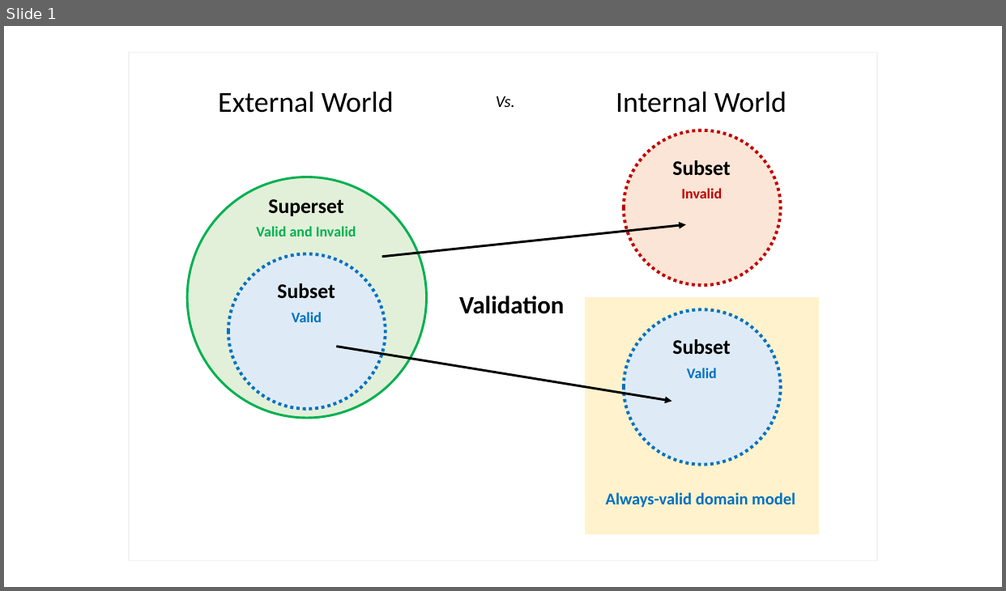
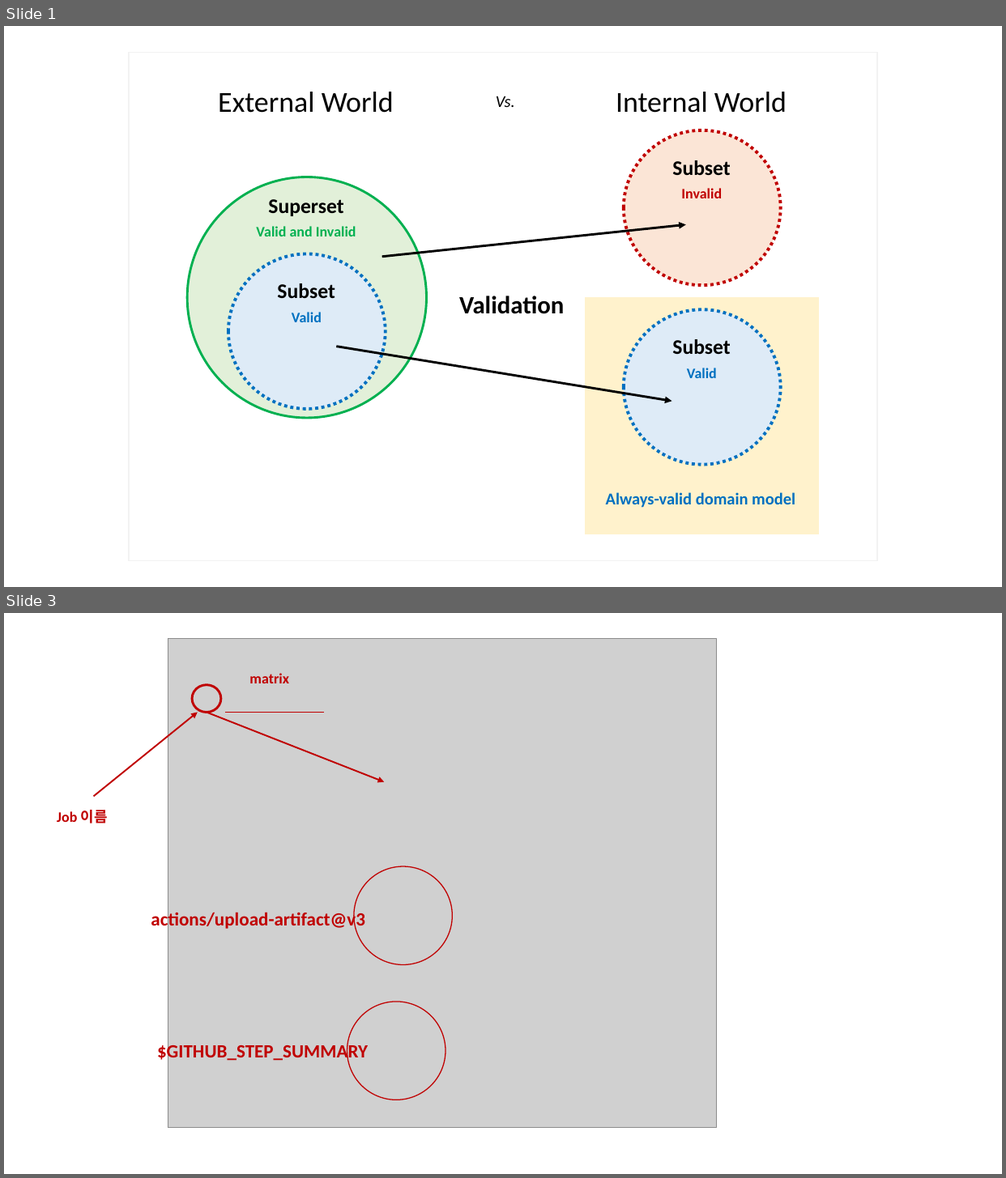
Before and after one commit to hhko/WeeklyTech, a slide deck: README.pptx. Shown one above the other, each under a label of ours: slide 1 before the commit, slides 1 and 3 after it; the slides between them are not shown. The pictures are 1006x591 and 1006x1178 pixels, drawn with LibreOffice and Linux fonts; fonts in the diff are those of the drawing; grey boxes stand for pictures. Boxes give left, top, right and bottom in pixels: in the first picture for what was removed or moved away, otherwise in the second. Text is boxed around its words. In the diff, an @@ line names an element or a change of style, - is before the commit and + after.

```diff
--- a/README.pptx
+++ b/README.pptx
@@ slide 3 added at box(4, 613, 1002, 1174), background #FFFFFF @@
@@ picture added at box(168, 638, 716, 1128) @@
@@ ellipse added at box(192, 685, 221, 713), outline #C00000 2.25 pt @@
@@ text added at box(249, 673, 289, 683), 14 pt, text #C00000, bold @@
+matrix
@@ arrow added from (94, 796) to (197, 713), #C00000 1.5 pt @@
@@ arrow added from (206, 713) to (385, 782), #C00000 1.5 pt @@
@@ line added from (226, 713) to (325, 713), #C00000 0.5 pt @@
@@ text added at box(57, 810, 108, 824), 14 pt, text #C00000, bold @@
+Job 이름
@@ ellipse added at box(354, 867, 452, 965), outline #C00000 1 pt @@
@@ text added at box(151, 909, 365, 931), 18 pt, text #C00000, bold @@
+actions/upload-artifact@v3
@@ ellipse added at box(347, 1002, 445, 1100), outline #C00000 1 pt @@
@@ text added at box(157, 1042, 368, 1063), 18 pt, text #C00000, bold @@
+$GITHUB_STEP_SUMMARY
```
Also in this commit, not shown: 1 slide changed.
